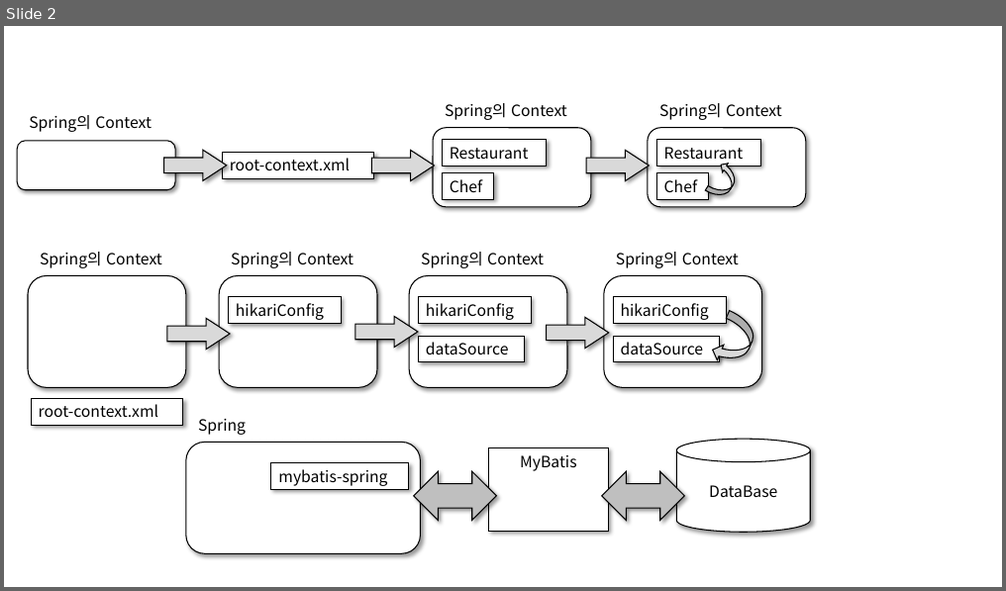
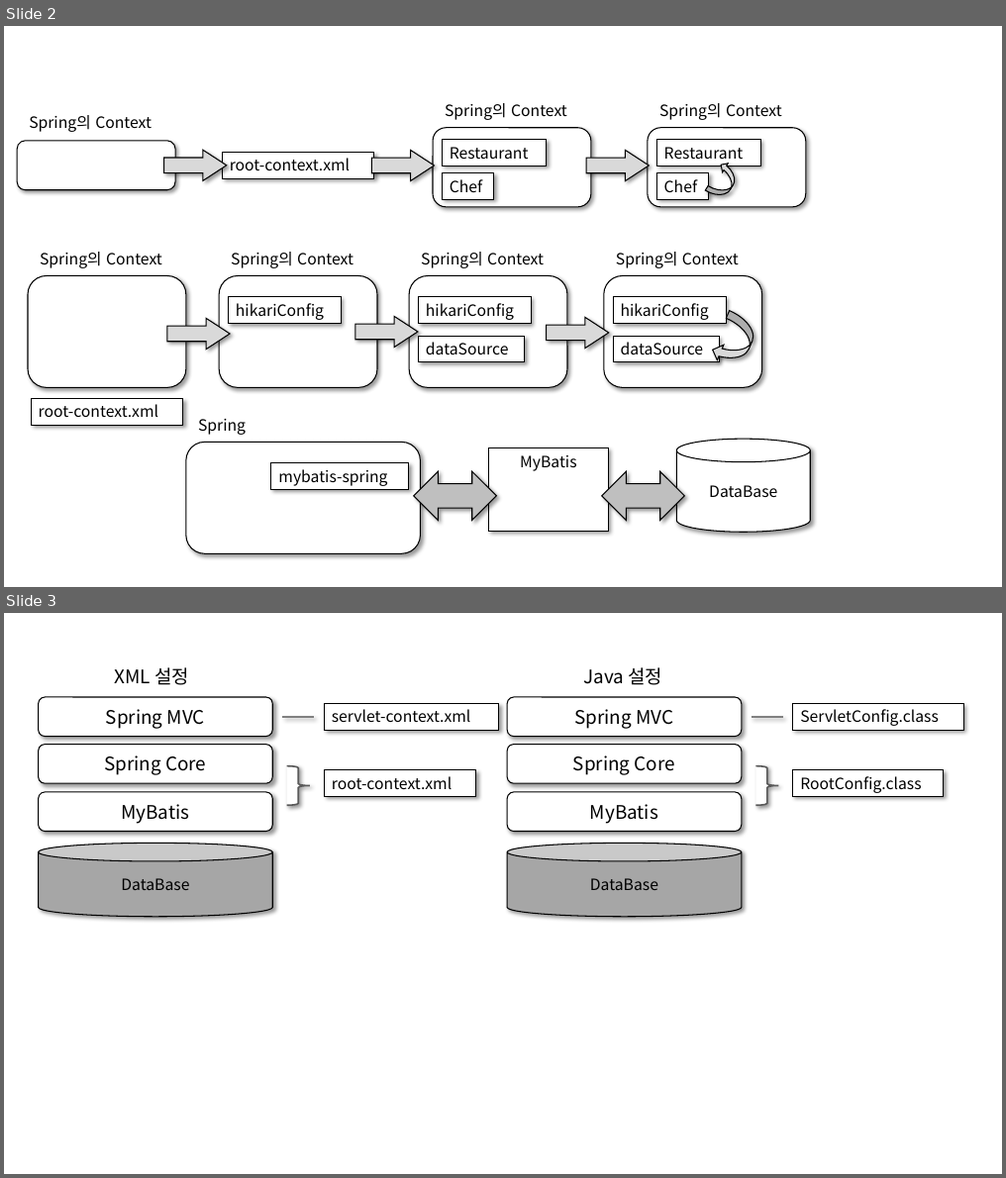
Before and after one commit to yoon1fe/TIL, a slide deck: Spring/pics.pptx. Shown one above the other, each under a label of ours: slide 2 before the commit, slides 2 and 3 after it. The pictures are 1006x591 and 1006x1178 pixels, drawn with LibreOffice and Linux fonts; fonts in the diff are those of the drawing. Boxes give left, top, right and bottom in pixels: in the first picture for what was removed or moved away, otherwise in the second. Text is boxed around its words. In the diff, an @@ line names an element or a change of style, - is before the commit and + after.

Commit message:
update spring-ch05

```diff
--- a/Spring/pics.pptx
+++ b/Spring/pics.pptx
@@ slide 3 added at (4,613,1002,1174), background #FFFFFF @@
@@ group added at (39,667,500,916): 3 rounded rectangles, 2 rectangles, 1 text, 1 cylinder, 1 right brace, 1 line @@
+MyBatis
+XML 설정
+root-context.xml
+DataBase
+Spring Core
+Spring MVC
+servlet-context.xml
@@ group added at (507,667,963,916): 3 rounded rectangles, 2 rectangles, 1 text, 1 cylinder, 1 right brace, 1 line @@
+MyBatis
+Java 설정
+RootConfig.class
+DataBase
+Spring Core
+Spring MVC
+ServletConfig.class
```
Also in this commit, not shown: 4 other slides added, 1 other file.
